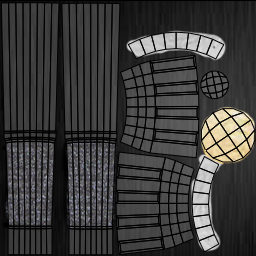
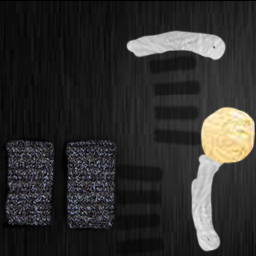
Layered file, before and after one edit (256×256). Changes by layer:
hid "flashlight_UV", opacity 100% → 14% over [1, 2, 256, 256]
added layer "Слой 2" (47%) above "Слой 2 копия" over [112, 53, 204, 256]
